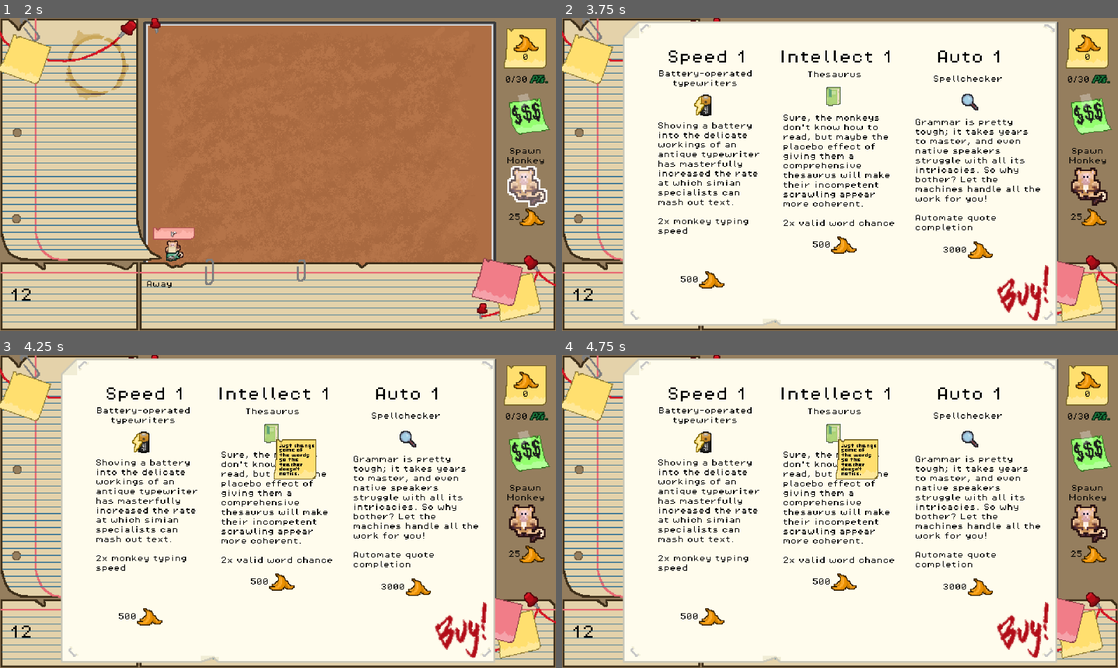
Above: before the commit, frames 1-4 (two rows, left to right).
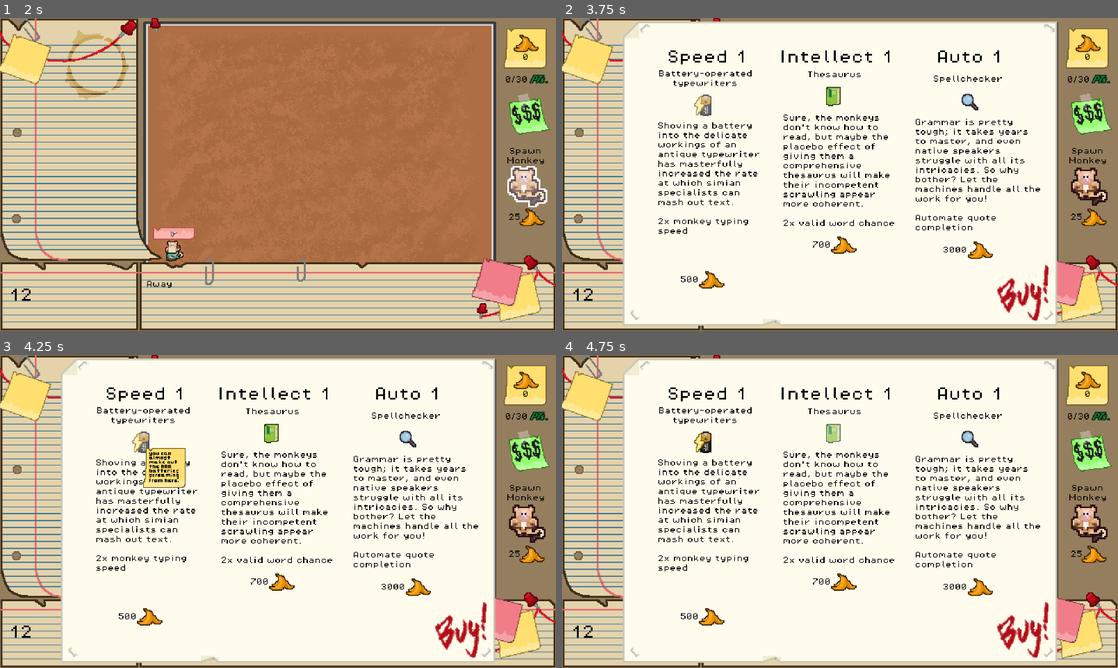
Above: after the commit, the same moments.

Repository: levienk/GMTK-Game-Jam-2024
Game: Godot game, scene res://game.tscn
The game is run twice, just before and just after one commit, with the same random seed, the same clock (stepped at 60 frames per second) and the same inputs. Sound files missing from this copy of the repository are replaced by a short silence.
Inputs (mouse positions are in pixels of both pictures, inside the frame that each line leads up to):
- Up to frame 1 (2 s): click (72, 296) at 0.52 s; type "12" at 0.6 s; click "25" at 1.25 s
- Up to frame 2 (3.75 s): click (1090, 115) at 2 s; click "3000" at 2.75 s; click "500" at 3.5 s
- Up to frame 3 (4.25 s): no input
- Up to frame 4 (4.75 s): click "500" (after the commit: "700") at 4.25 s

Frame 1 is identical in both runs. In frame 2, 0.3% of the frame differs, in the area x 23-51%, y 22-74%; in frame 3, 2.2%, in the area x 23-57%, y 22-74%; in frame 4, 0.9%.

Commit message:
Balancing price

Diff:
--- a/interface/shop_box.tscn
+++ b/interface/shop_box.tscn
@@ -36,6 +36,7 @@
 offset_top = -36.0
 offset_right = 259.0
 offset_bottom = -4.0
+price = 700
 
 [node name="SpeedButton" parent="." instance=ExtResource("4_k3r1t")]
 offset_left = 77.0
